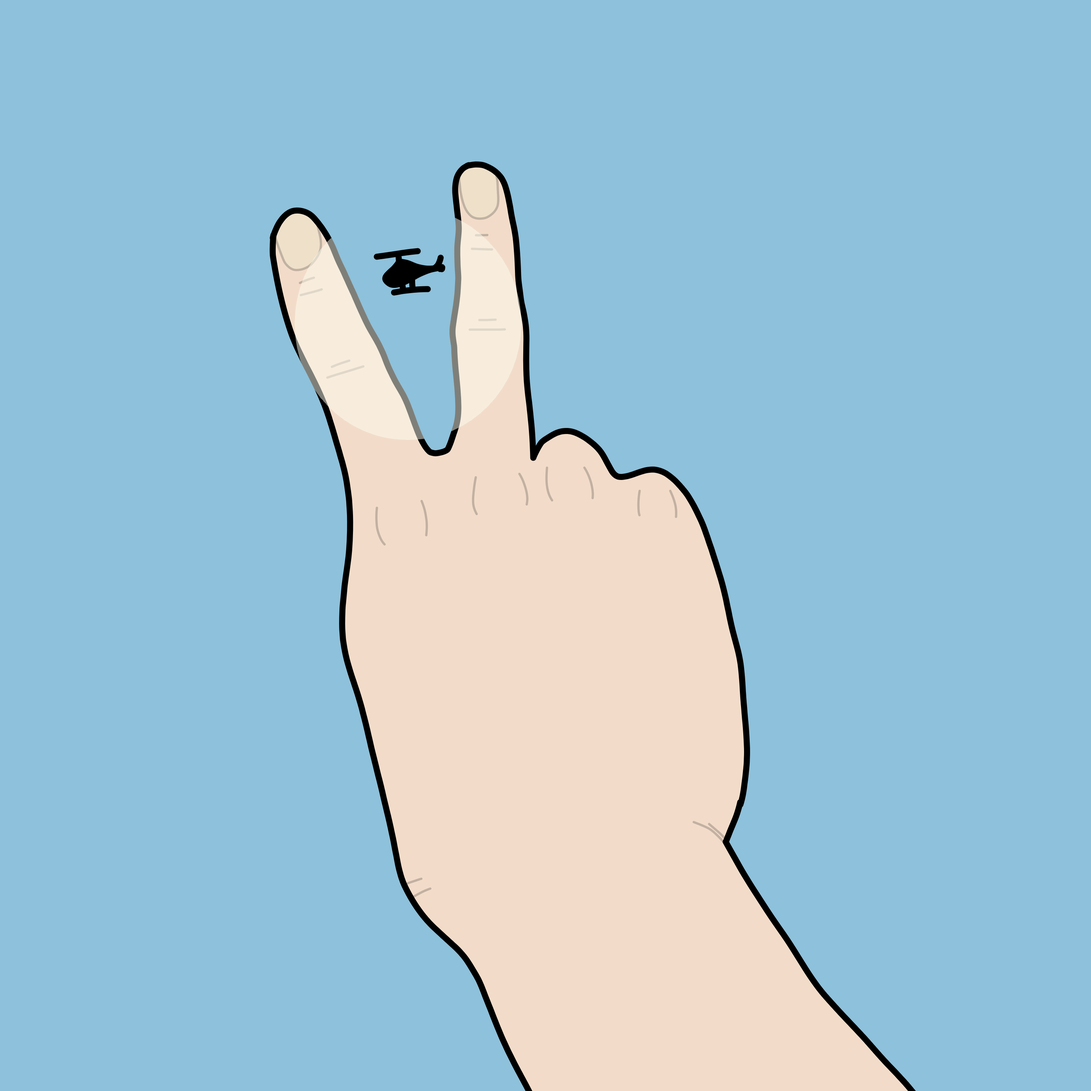
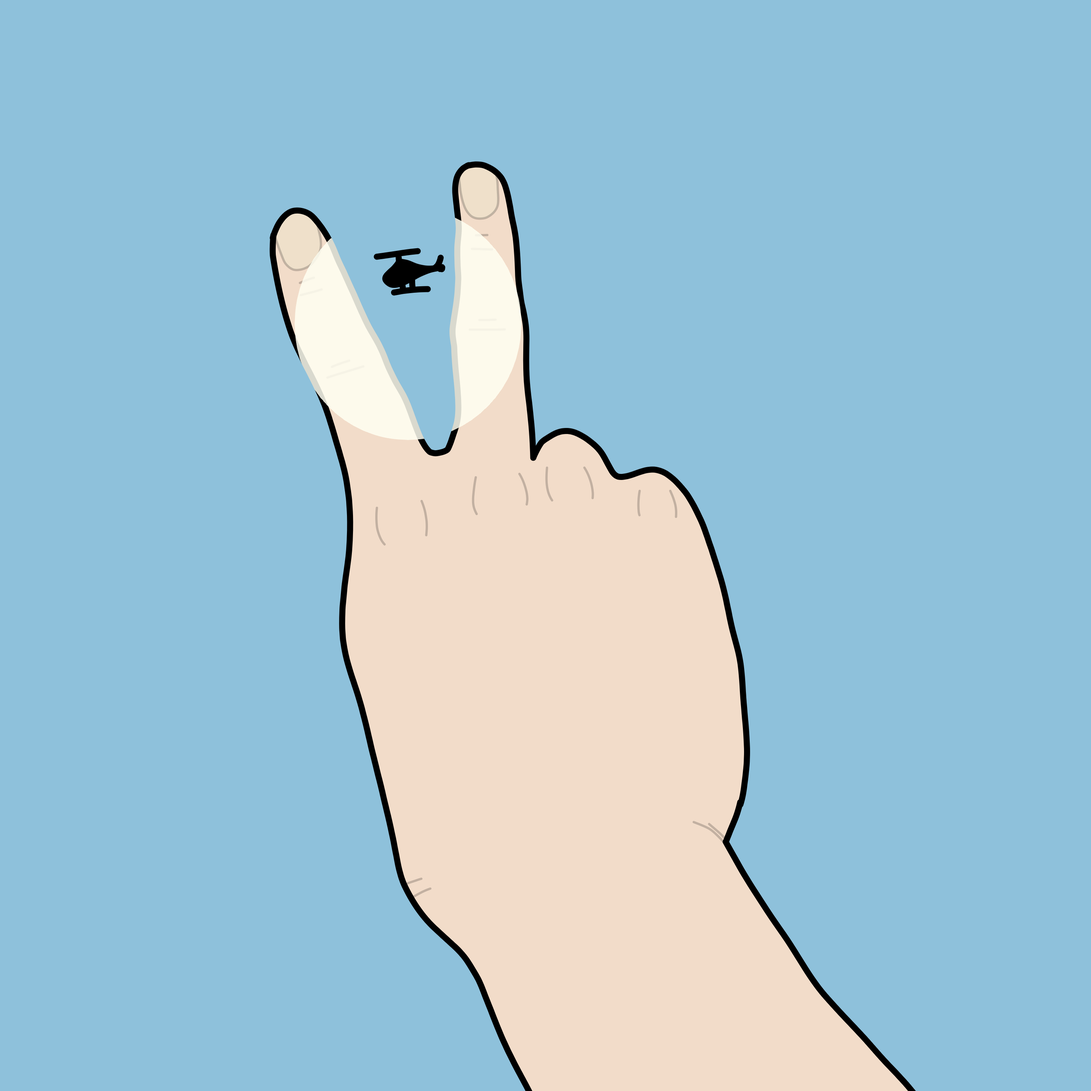
Layered file, before and after one edit (1091x1091). Changes by layer:
painted on "Details" (1st of 2, in "Helicopter") over [355, 290, 453, 332]
painted on "Line art" (1st of 2, in "Helicopter") over [355, 290, 453, 332]
painted on "Color" (1st of 2, in "Helicopter") over [355, 290, 453, 332]
"Sunlight": opacity 50% → 85%, painted on it over [294, 217, 522, 441]
painted on "Details" (2nd of 2, in "Hand") over [294, 217, 522, 441]
painted on "Line art" (2nd of 2, in "Hand") over [294, 217, 522, 441]
painted on "Color" (2nd of 2, in "Hand") over [294, 217, 522, 441]
painted on "Background" over [294, 217, 522, 441]
